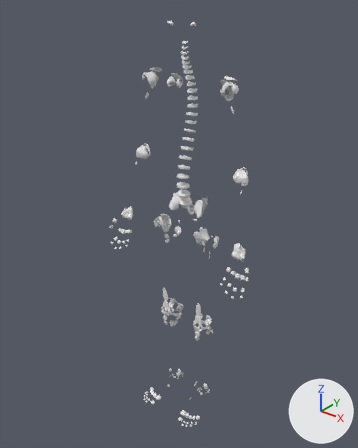
What one commit did to the glTF model public/models/z-articulacoes.glb.
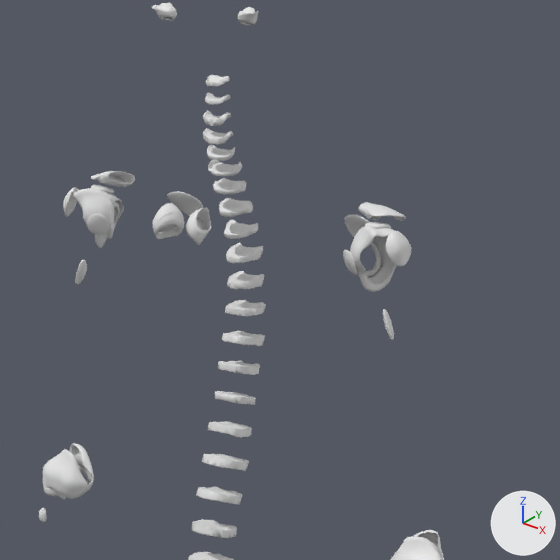
There are two pictures of each version: one whole from a 50 mm lens placed at (1.038, -1.318, 1.688), pointed at (-0.025, 0.01, 0.865), one close up on the part from 35% to 78% of the width and 4% to 39% of the height. Every picture has the same lights, and +X, +Y and +Z are marked at lower right. The older version's two pictures come first. Where no turn or scale is listed for an object, it has been applied to the vertices.

The scene before the commit, as lines of its bpy script (objects in view):
```python
me_cotovelo__za_20b7522d0045f2 = bpy.data.meshes.new('cotovelo__ZA-20b7522d0045f2')
me_cotovelo__za_20b7522d0045f2.from_pydata(...)  # 864 vertices, 1728 faces; spans x -0.0306..0.0306, y -0.0211..0.0211, z -0.0266..0.0266
me_esternoclavicular__za_6cc59e5ae79118 = bpy.data.meshes.new('esternoclavicular__ZA-6cc59e5ae79118')
me_esternoclavicular__za_6cc59e5ae79118.from_pydata(...)  # 140 vertices, 280 faces; spans x -0.0117..0.0117, y -0.0153..0.0153, z -0.0155..0.0155
me_glenoumeral__za_8d9180a97b73a3 = bpy.data.meshes.new('glenoumeral__ZA-8d9180a97b73a3')
me_glenoumeral__za_8d9180a97b73a3.from_pydata(...)  # 1616 vertices, 3232 faces; spans x -0.0236..0.0236, y -0.0233..0.0233, z -0.0292..0.0292
ob_cotovelo__za_20b7522d0045f2 = bpy.data.objects.new('cotovelo__ZA-20b7522d0045f2', me_cotovelo__za_20b7522d0045f2)
ob_cotovelo__za_20b7522d0045f2.location = (0.22, 0.037, 1.107)
ob_esternoclavicular__za_6cc59e5ae79118 = bpy.data.objects.new('esternoclavicular__ZA-6cc59e5ae79118', me_esternoclavicular__za_6cc59e5ae79118)
ob_esternoclavicular__za_6cc59e5ae79118.location = (-0.018, -0.039, 1.4)
ob_glenoumeral__za_8d9180a97b73a3 = bpy.data.objects.new('glenoumeral__ZA-8d9180a97b73a3', me_glenoumeral__za_8d9180a97b73a3)
ob_glenoumeral__za_8d9180a97b73a3.location = (-0.163, 0.028, 1.379)
# also in view: 'glenoumeral__ZA-81f96b5ef0b699' at (0.163, 0.028, 1.379); 'bolsas-do-ombro__ZA-4f66edafc8f4b1' at (0.191, 0.021, 1.392); 'cotovelo__ZA-5a9cd8e0b26dd9' at (-0.22, 0.037, 1.107)
```
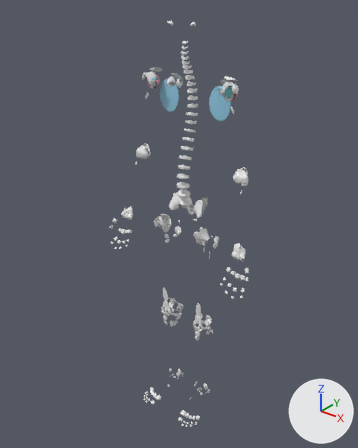
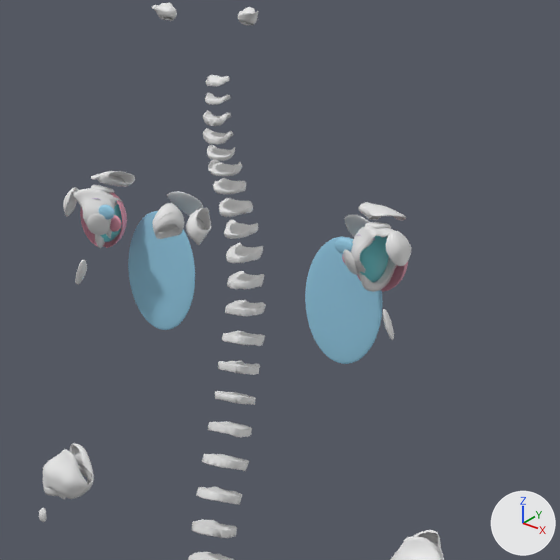
Pixel boxes (x1, y1, x2, y2) of what changed, in the close-ups (560 x 560 px):
'interface-escapulotoracica__HG-interface-escapulotoracica-l', added (blue)
    after: (305, 237, 383, 364)
'interface-escapulotoracica__HG-interface-escapulotoracica-r', added (blue)
    after: (128, 211, 195, 330)
'cartilagem-cabeca-umeral__HG-cartilagem-cabeca-umeral-l', added (cyan)
    after: (360, 236, 389, 283)
'membrana-sinovial-ombro__HG-membrana-sinovial-ombro-r', added
    after: (80, 193, 127, 248)
'membrana-sinovial-ombro__HG-membrana-sinovial-ombro-l', added
    after: (357, 262, 408, 292)
'bolsa-subcoracoidea__HG-bolsa-subcoracoidea-l', added
    after: (335, 238, 353, 254)
'bolsa-subcoracoidea__HG-bolsa-subcoracoidea-r', added
    after: (99, 205, 115, 220)
'recesso-subescapular__HG-recesso-subescapular-r', added
    after: (110, 215, 122, 232)
'cartilagem-cabeca-umeral__HG-cartilagem-cabeca-umeral-r', added
    after: (100, 201, 121, 242)

The change, as a diff of the scene's bpy script:
```diff
--- a/public/models/z-articulacoes.glb.py
+++ b/public/models/z-articulacoes.glb.py
@@ ob_recesso_subescapular__hg_recesso_subescapular_r @@
+ob_recesso_subescapular__hg_recesso_subescapular_r = bpy.data.objects.new('recesso-subescapular__HG-recesso-subescapular-r', me_recesso_subescapular__hg_recesso_subescapular_r)  # 1986 vertices, 3968 faces; spans x -0.01..0.01, y -0.003..0.003, z -0.008..0.008; in mat_synovial (pink #e39baf)
+ob_recesso_subescapular__hg_recesso_subescapular_r.location = (-0.14, 0.025, 1.377)
@@ ob_membrana_sinovial_ombro__hg_membrana_sinovial_ombro_l @@
+ob_membrana_sinovial_ombro__hg_membrana_sinovial_ombro_l = bpy.data.objects.new('membrana-sinovial-ombro__HG-membrana-sinovial-ombro-l', me_membrana_sinovial_ombro__hg_membrana_sinovial_ombro_l)  # 3234 vertices, 6464 faces; spans x -0.0276..0.0276, y -0.0108..0.0108, z -0.0281..0.0281; in mat_synovial (pink #e39baf)
+ob_membrana_sinovial_ombro__hg_membrana_sinovial_ombro_l.location = (0.163, 0.044, 1.378)
@@ ob_membrana_sinovial_ombro__hg_membrana_sinovial_ombro_r @@
+ob_membrana_sinovial_ombro__hg_membrana_sinovial_ombro_r = bpy.data.objects.new('membrana-sinovial-ombro__HG-membrana-sinovial-ombro-r', me_membrana_sinovial_ombro__hg_membrana_sinovial_ombro_r)  # 3234 vertices, 6464 faces; spans x -0.0276..0.0276, y -0.0108..0.0108, z -0.0281..0.0281; in mat_synovial (pink #e39baf)
+ob_membrana_sinovial_ombro__hg_membrana_sinovial_ombro_r.location = (-0.163, 0.044, 1.378)
@@ ob_interface_escapulotoracica__hg_interface_escapulotoracica_l @@
+ob_interface_escapulotoracica__hg_interface_escapulotoracica_l = bpy.data.objects.new('interface-escapulotoracica__HG-interface-escapulotoracica-l', me_interface_escapulotoracica__hg_interface_escapulotoracica_l)  # 1986 vertices, 3968 faces; spans x -0.043..0.043, y -0.003..0.003, z -0.058..0.058; in mat_bursa (blue #95cde7)
+ob_interface_escapulotoracica__hg_interface_escapulotoracica_l.location = (0.109, 0.06, 1.329)
@@ ob_interface_escapulotoracica__hg_interface_escapulotoracica_r @@
+ob_interface_escapulotoracica__hg_interface_escapulotoracica_r = bpy.data.objects.new('interface-escapulotoracica__HG-interface-escapulotoracica-r', me_interface_escapulotoracica__hg_interface_escapulotoracica_r)  # 1986 vertices, 3968 faces; spans x -0.043..0.043, y -0.003..0.003, z -0.058..0.058; in mat_bursa (blue #95cde7)
+ob_interface_escapulotoracica__hg_interface_escapulotoracica_r.location = (-0.109, 0.06, 1.329)
@@ ob_cartilagem_cabeca_umeral__hg_cartilagem_cabeca_umeral_l @@
+ob_cartilagem_cabeca_umeral__hg_cartilagem_cabeca_umeral_l = bpy.data.objects.new('cartilagem-cabeca-umeral__HG-cartilagem-cabeca-umeral-l', me_cartilagem_cabeca_umeral__hg_cartilagem_cabeca_umeral_l)  # 1986 vertices, 3968 faces; spans x -0.012..0.012, y -0.02..0.02, z -0.024..0.024; in mat_cartilage (cyan #76d6dd)
+ob_cartilagem_cabeca_umeral__hg_cartilagem_cabeca_umeral_l.location = (0.156, 0.033, 1.38)
@@ ob_cartilagem_cabeca_umeral__hg_cartilagem_cabeca_umeral_r @@
+ob_cartilagem_cabeca_umeral__hg_cartilagem_cabeca_umeral_r = bpy.data.objects.new('cartilagem-cabeca-umeral__HG-cartilagem-cabeca-umeral-r', me_cartilagem_cabeca_umeral__hg_cartilagem_cabeca_umeral_r)  # 1986 vertices, 3968 faces; spans x -0.012..0.012, y -0.02..0.02, z -0.024..0.024; in mat_cartilage (cyan #76d6dd)
+ob_cartilagem_cabeca_umeral__hg_cartilagem_cabeca_umeral_r.location = (-0.156, 0.033, 1.38)
@@ ob_bolsa_subcoracoidea__hg_bolsa_subcoracoidea_l @@
+ob_bolsa_subcoracoidea__hg_bolsa_subcoracoidea_l = bpy.data.objects.new('bolsa-subcoracoidea__HG-bolsa-subcoracoidea-l', me_bolsa_subcoracoidea__hg_bolsa_subcoracoidea_l)  # 1986 vertices, 3968 faces; spans x -0.01..0.01, y -0.003..0.003, z -0.007..0.007; in mat_bursa (blue #95cde7)
+ob_bolsa_subcoracoidea__hg_bolsa_subcoracoidea_l.location = (0.139, 0.014, 1.389)
@@ ob_bolsa_subcoracoidea__hg_bolsa_subcoracoidea_r @@
+ob_bolsa_subcoracoidea__hg_bolsa_subcoracoidea_r = bpy.data.objects.new('bolsa-subcoracoidea__HG-bolsa-subcoracoidea-r', me_bolsa_subcoracoidea__hg_bolsa_subcoracoidea_r)  # 1986 vertices, 3968 faces; spans x -0.01..0.01, y -0.003..0.003, z -0.007..0.007; in mat_bursa (blue #95cde7)
+ob_bolsa_subcoracoidea__hg_bolsa_subcoracoidea_r.location = (-0.139, 0.014, 1.389)
```
